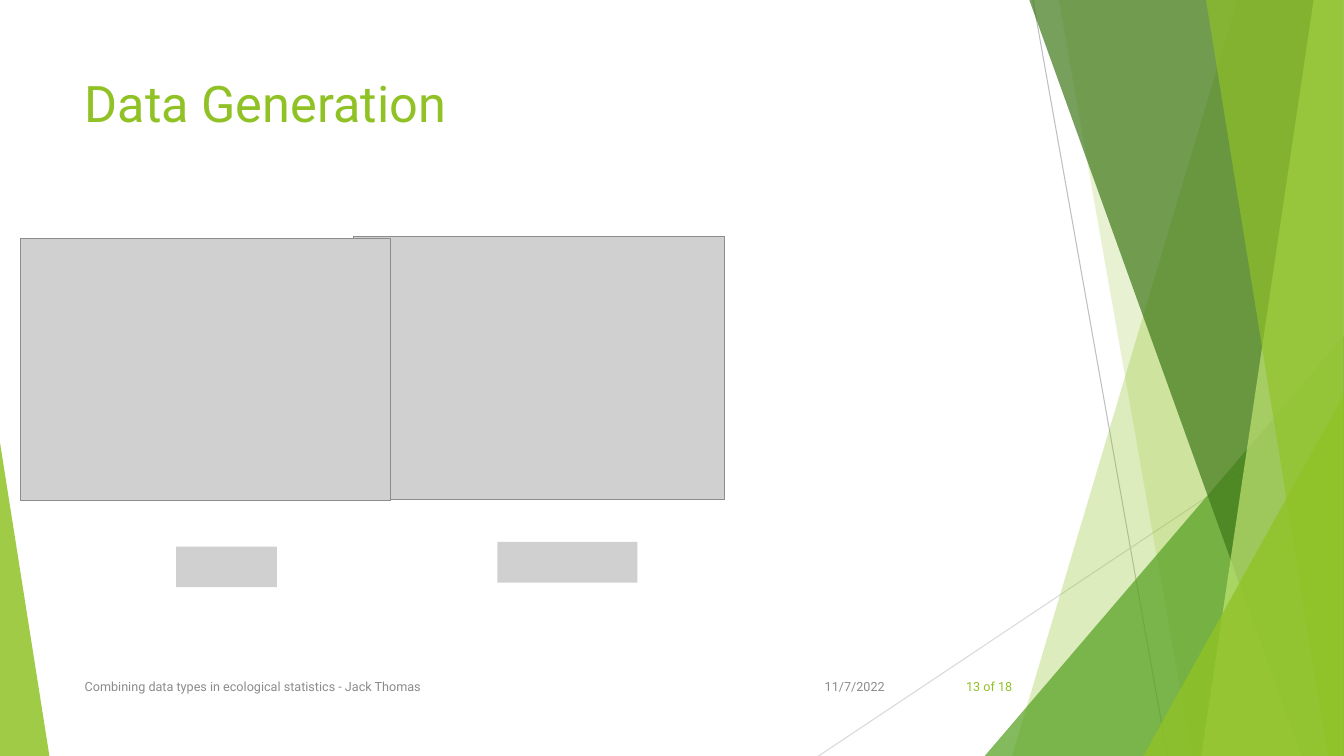
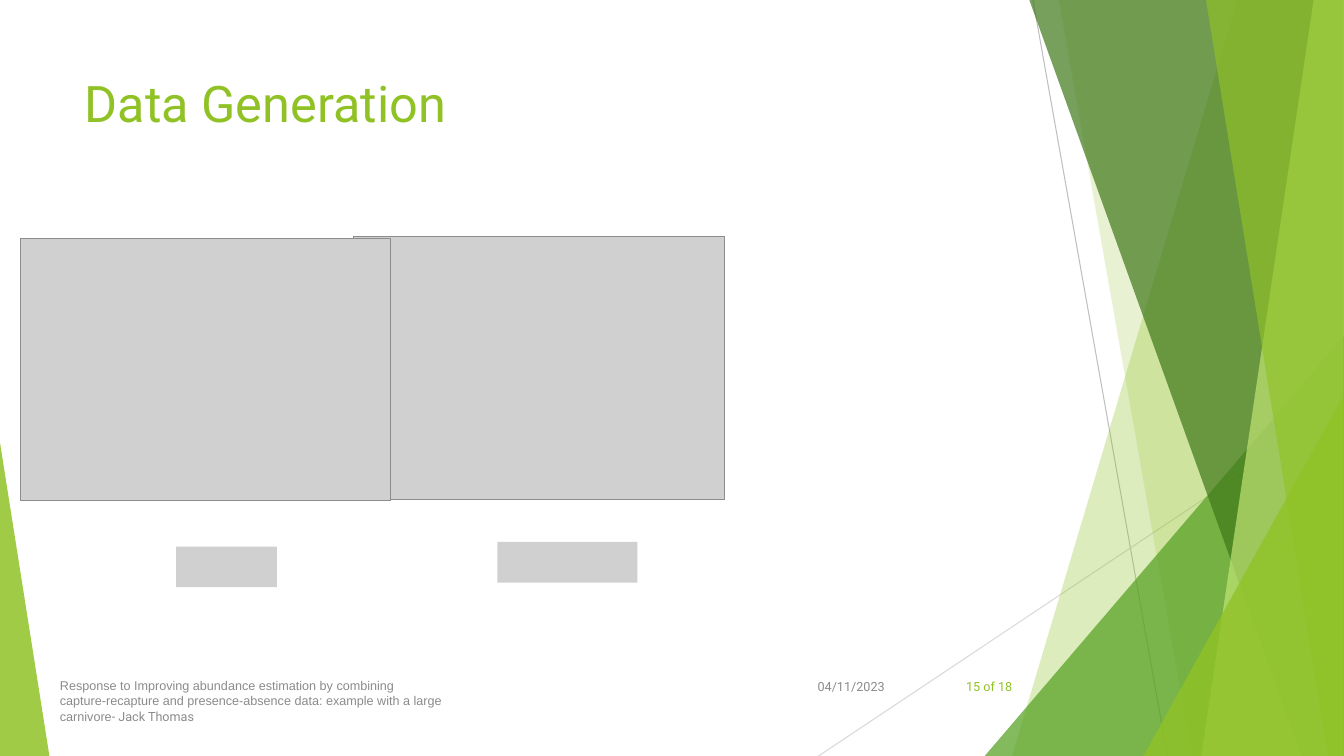
Before and after one commit to jackthomas818/masters-project, a slide deck: slide 15 of resources/OralPresentation/OralPresentationJack.pptx (slide 13 before the commit). Drawn at 1344x756 pixels with LibreOffice and Linux fonts; fonts in the diff are those of the drawing; grey boxes stand for pictures. Boxes give left, top, right and bottom in pixels: in the first picture for what was removed or moved away, otherwise in the second. Text is boxed around its words. In the diff, an @@ line names an element or a change of style, - is before the commit and + after.

```diff
--- a/resources/OralPresentation/OralPresentationJack.pptx
+++ b/resources/OralPresentation/OralPresentationJack.pptx
@@ text added at (60,681,442,721), 9 pt, text #8C8C8C @@
+Response to Improving abundance estimation by combining
+capture-recapture and presence-absence data: example with a large
+carnivore- Jack Thomas
@@ text removed at (85,681,421,694) @@
-Combining data types in ecological statistics - Jack Thomas
@@ text at (818,682,885,692): text changed @@
-11/7/2022
+04/11/2023
@@ page number at (966,681,1012,691): text changed @@
-13 of 18
+15 of 18
```
Also in this commit, not shown: 17 other slides changed, 8 slides added, 1 slide removed, 2 other files.
